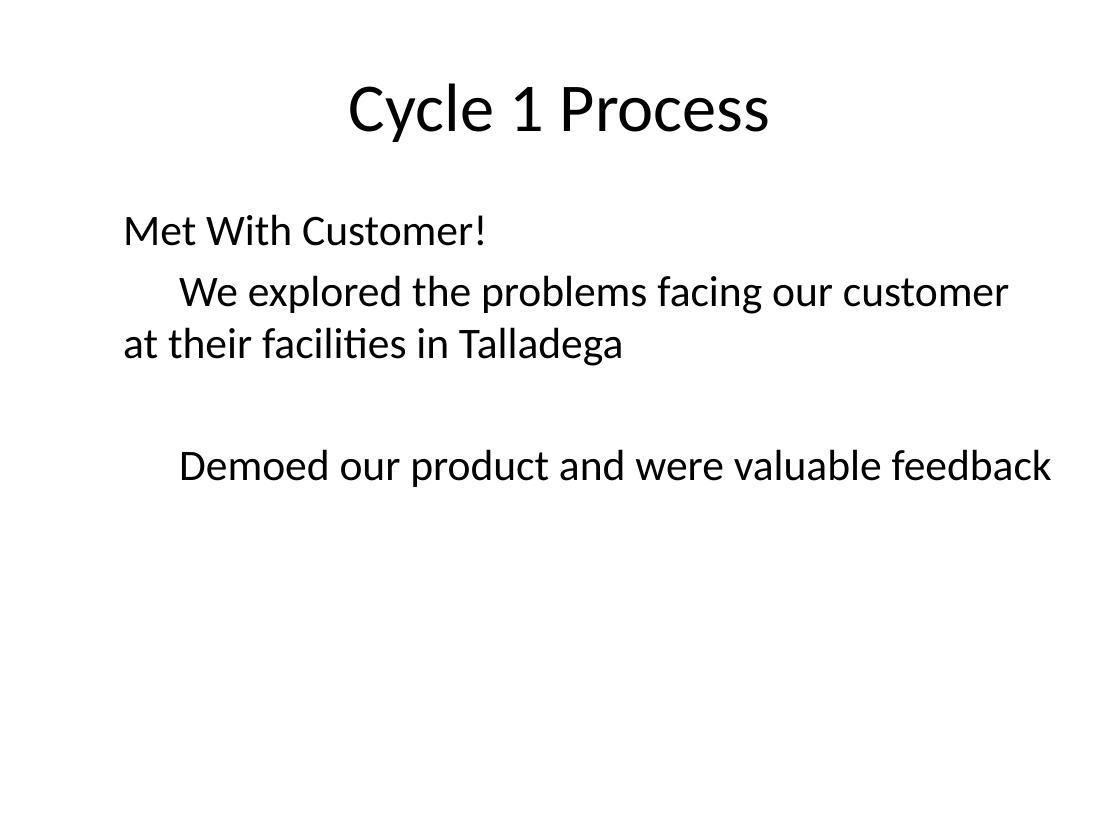
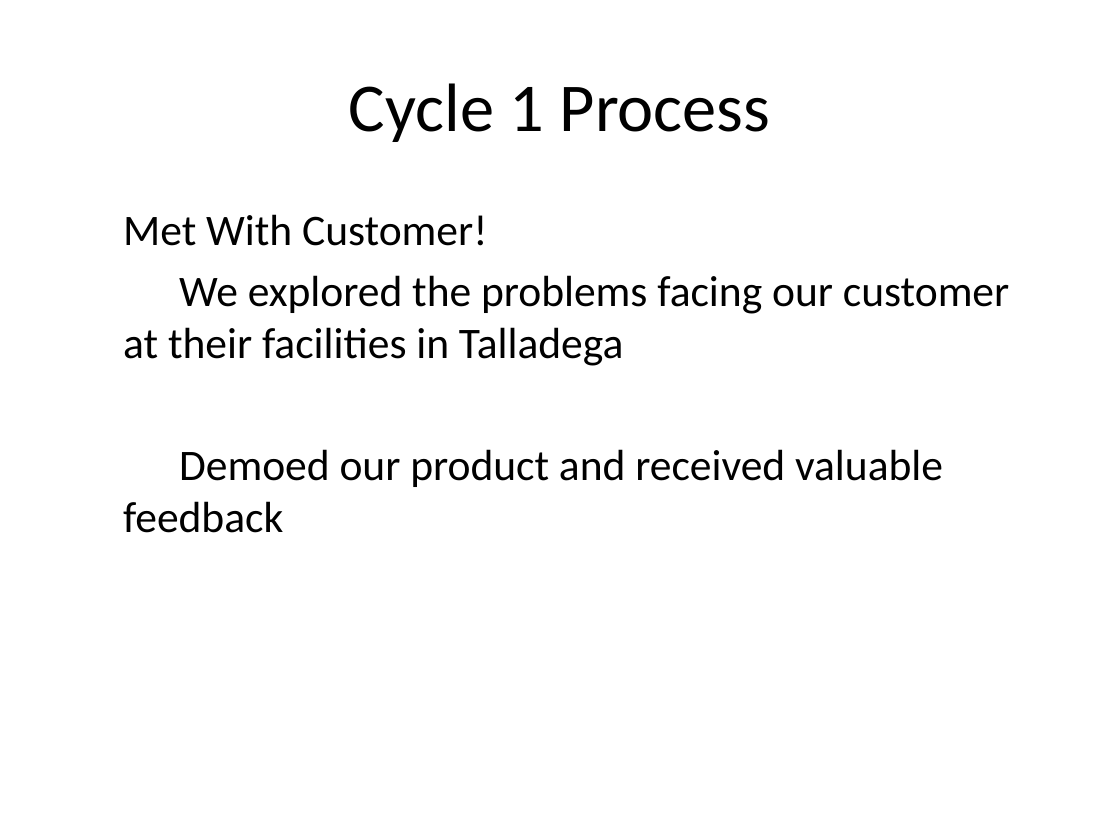
Before and after one commit to telepresencebot2/Transportation-For-Visually-Impaired, a slide deck: slide 11 of Cycle1DOC/CycleOnePresentation.pptx. Drawn at 1120x840 pixels with LibreOffice and Linux fonts; fonts in the diff are those of the drawing; background and template pictures are left out. Boxes give left, top, right and bottom in pixels: in the first picture for what was removed or moved away, otherwise in the second. Text is boxed around its words. In the diff, an @@ line names an element or a change of style, - is before the commit and + after.

```diff
--- a/Cycle1DOC/CycleOnePresentation.pptx
+++ b/Cycle1DOC/CycleOnePresentation.pptx
@@ text at [123, 449, 943, 533]: text changed @@
-  Demoed our product and were valuable feedback
+  Demoed our product and received valuable feedback
```
Also in this commit, not shown: 6 other slides changed, 3 other files.
